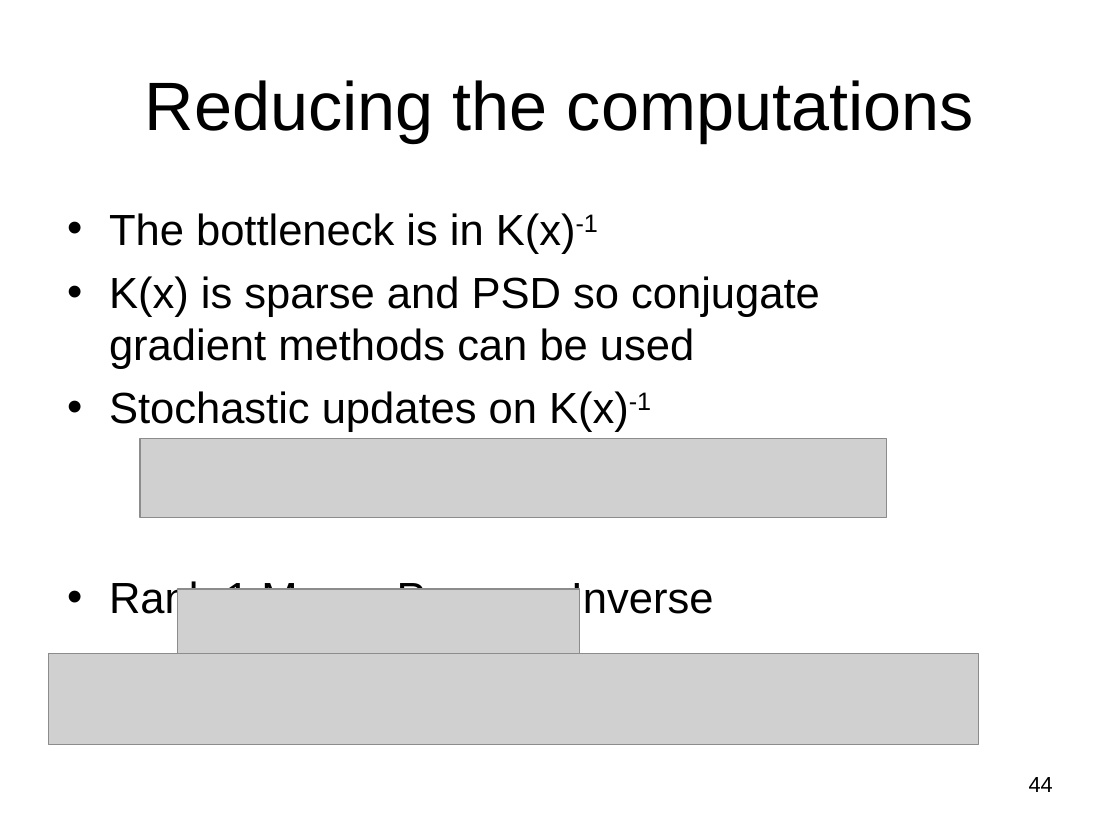
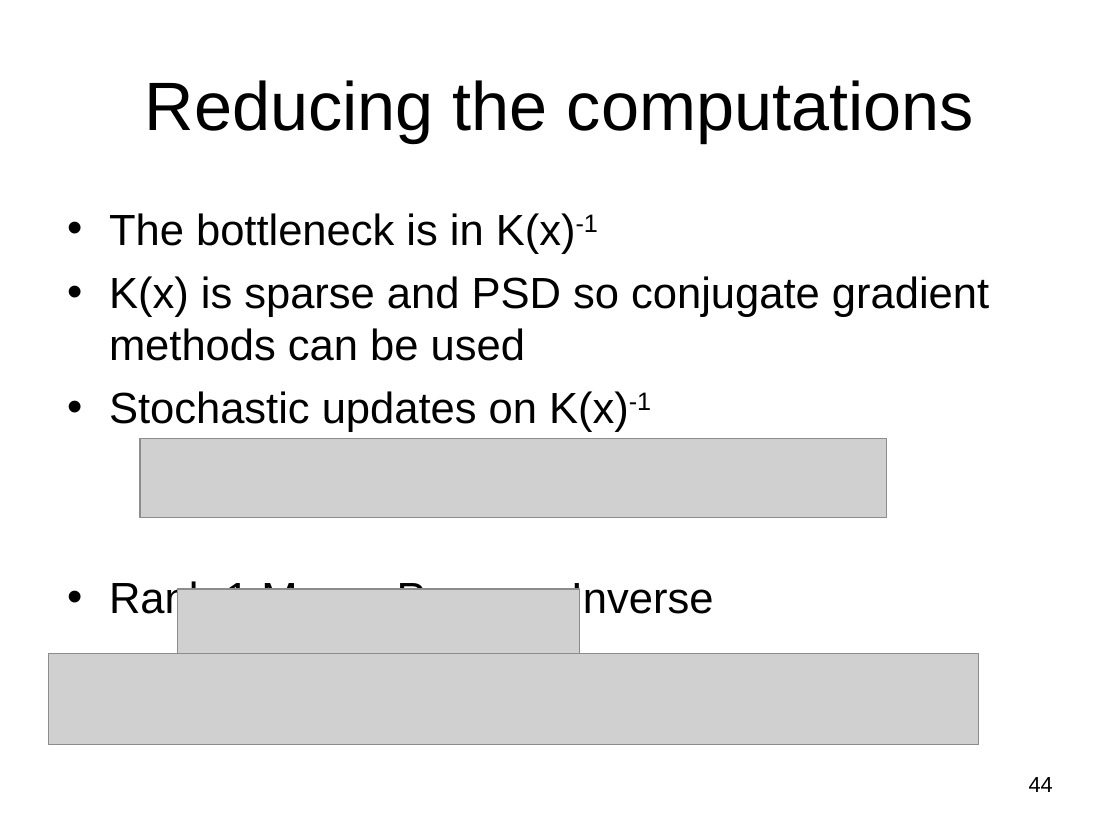
Before and after one commit to subailong/mlpack, a slide deck: slide 44 of fastlib/u/nvasil/docs/proposal/proposal.ppt. Drawn at 1120x840 pixels with LibreOffice and Linux fonts; fonts in the diff are those of the drawing; grey boxes stand for pictures. Boxes give left, top, right and bottom in pixels: in the first picture for what was removed or moved away, otherwise in the second. Text is boxed around its words. In the diff, an @@ line names an element or a change of style, - is before the commit and + after.

```diff
--- a/fastlib/u/nvasil/docs/proposal/proposal.ppt
+++ b/fastlib/u/nvasil/docs/proposal/proposal.ppt
@@ text "The bottleneck is in K(x)-1" rewrapped from <box>109,213,820,622</box> to <box>109,213,989,622</box> @@
```
Also in this commit, not shown: 4 other slides changed.
